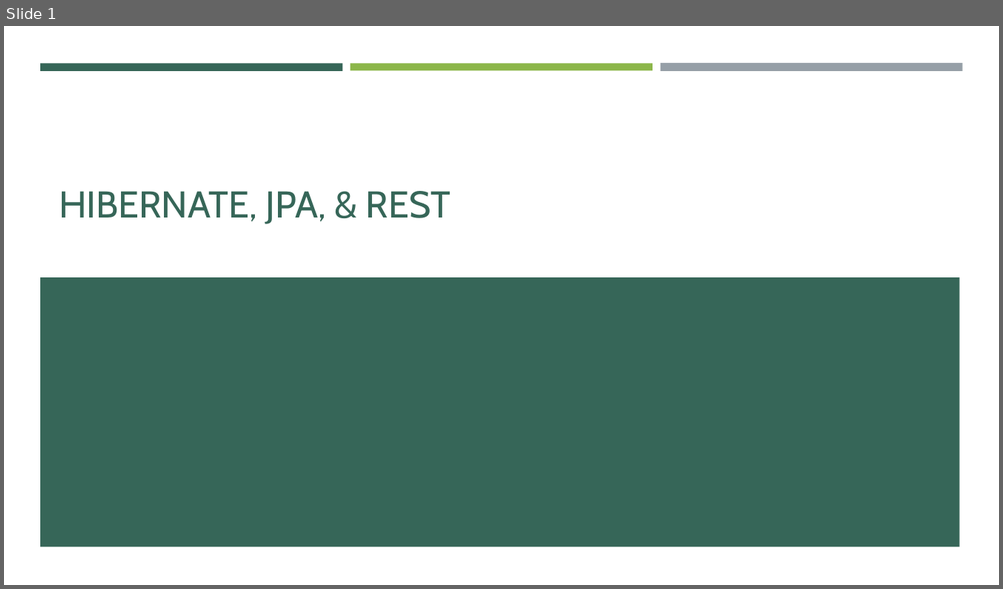
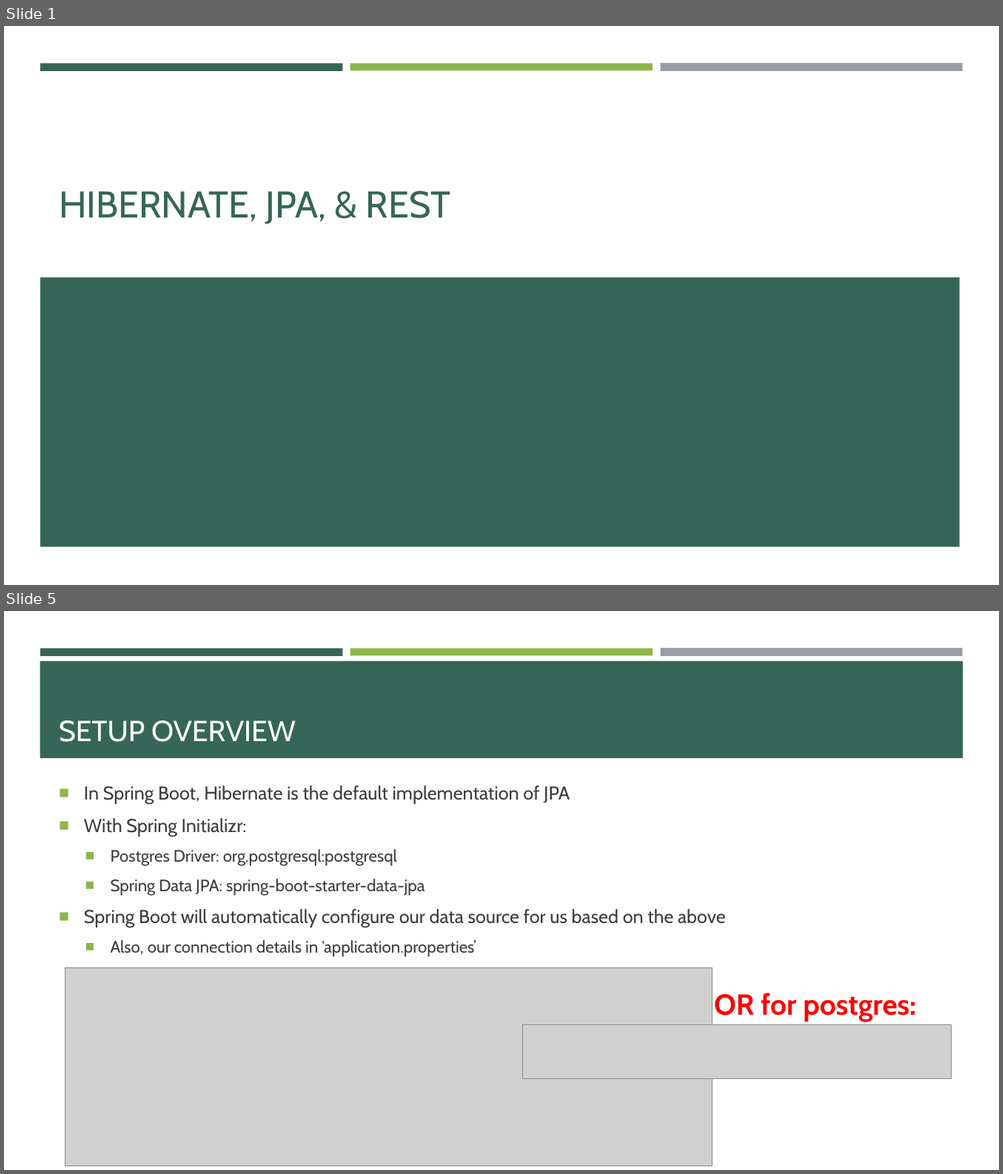
Before and after one commit to e-m-wilson/java-fs, a slide deck: Week_6/02_Hibernate_JPA_&_REST.pptx. Shown one above the other, each under a label of ours: slide 1 before the commit, slides 1 and 5 after it; the slides between them are not shown. The pictures are 1003x589 and 1003x1174 pixels, drawn with LibreOffice and Linux fonts; fonts in the diff are those of the drawing; grey boxes stand for pictures. Boxes give left, top, right and bottom in pixels: in the first picture for what was removed or moved away, otherwise in the second. Text is boxed around its words. In the diff, an @@ line names an element or a change of style, - is before the commit and + after.

```diff
--- a/Week_6/02_Hibernate_JPA_&_REST.pptx
+++ b/Week_6/02_Hibernate_JPA_&_REST.pptx
@@ slide 5 added at box(4, 611, 999, 1170), background #FFFFFF; not listed: 3 template elements that a slide beside it also shows @@
@@ rectangle added at box(40, 661, 963, 758), fill #366658 @@
@@ title added at box(59, 721, 296, 742), 28 pt, text #FFFFFF @@
+SETUP OVERVIEW
@@ text added at box(84, 786, 726, 957), 18 pt, text #3D3D3D @@
+■ In Spring Boot, Hibernate is the default implementation of JPA
+■ With Spring Initializr:
+  ■ Postgres Driver: org.postgresql:postgresql
+  ■ Spring Data JPA: spring-boot-starter-data-jpa
+■ Spring Boot will automatically configure our data source for us based on the above
+  ■ Also, our connection details in ‘application.properties’
@@ picture added at box(65, 968, 712, 1167) @@
@@ text added at box(714, 993, 916, 1022), 28 pt, text #FF0000, bold @@
+OR for postgres:
@@ picture added at box(523, 1025, 951, 1079) @@
```
Also in this commit, not shown: 1 slide changed, 8 other slides added, 1 slide removed, 1 other file.
